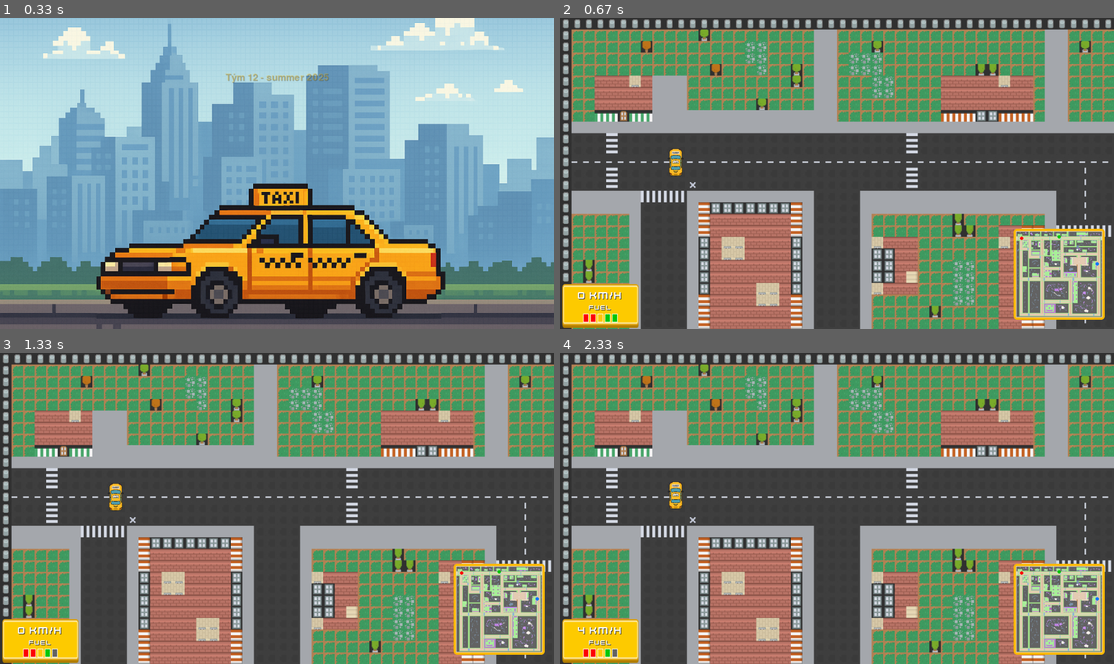
Above: before the commit, frames 1-4 (two rows, left to right).
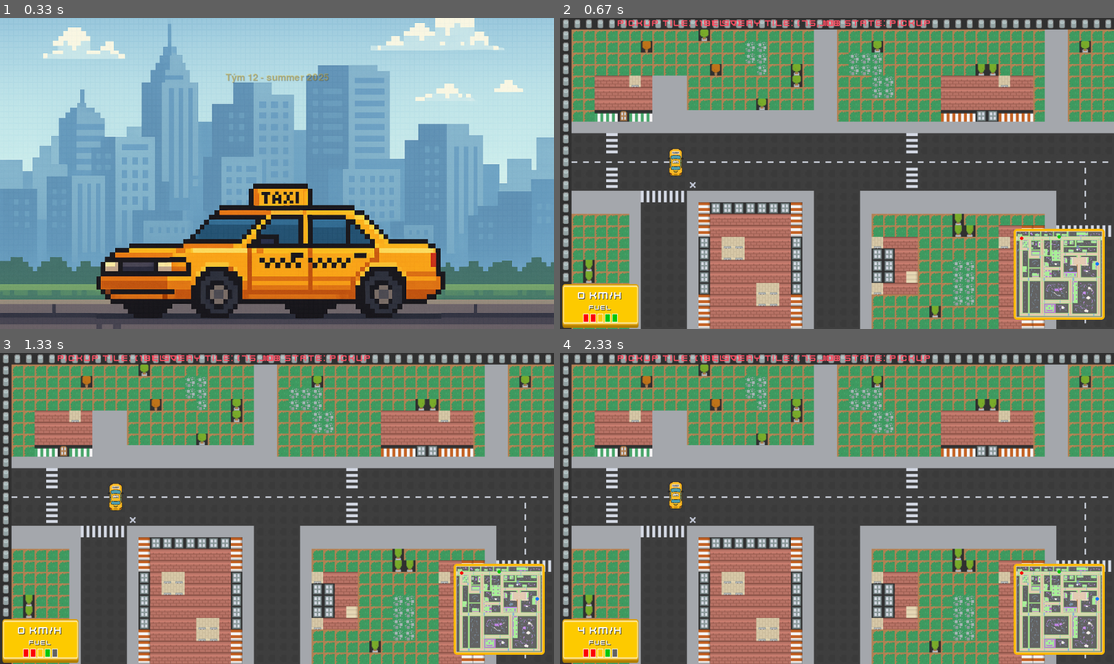
Above: after the commit, the same moments.

Repository: jirihos/UUN-Pygame-workshop
Game: pygame game, started from src/main.py
Same seed, same stepped clock (60 frames per second), same inputs: the game is played once before the commit and once after it.
Inputs (mouse positions are in pixels of both pictures, inside the frame that each line leads up to):
- Up to frame 1 (0.33 s): no input
- Up to frame 2 (0.67 s): click (837, 173) at 0.38 s
- Up to frame 3 (1.33 s): tap Space at 0.67, 1 s
- Up to frame 4 (2.33 s): tap X at 1.33 s; hold W from 2.17 s (still down)

Frame 1 is identical in both runs. In frame 2, 0.6% of the frame differs, in the area x 10-67%, y 0-3%; in frame 3, 0.6%; in frame 4, 0.6%.

Commit message:
Added Pickup Logic

Diff:
--- a/src/scenes/game.py
+++ b/src/scenes/game.py
@@ -137,6 +137,18 @@
         self.brake_pressed = keys[pygame.K_x]
         self.car.update(self, camera_x, camera_y, keys)
 
+        # === Job Progress Logic ===
+        if self.current_job and self.job_state:
+            if self.job_state == "pickup":
+                if self.is_at_tile(self.current_job.pickup_tile_loc) and self.car.is_handbraking() and abs(self.car.speed) < 0.2:
+                    print("[JOB] Passenger picked up.")
+                    self.job_state = "dropoff"
+
+            elif self.job_state == "dropoff":
+                if self.is_at_tile(self.current_job.delivery_tile_loc) and self.car.is_handbraking() and abs(self.car.speed) < 0.2:
+                    print("[JOB] Passenger dropped off. Job complete.")
+                    self.new_job()
+
         screen.fill((50, 50, 50))
 
         for y, row in enumerate(self.tile_map):
@@ -152,19 +164,21 @@
 
         self.sprites.draw(screen)
 
+        small_font = pygame.font.Font(self.font_path, 32)
+
         # Draw FPS only if toggled on
         if self.show_fps:
-            small_font = pygame.font.Font(self.font_path, 32)
             fps_text = f"FPS: {self.main.clock.get_fps():.0f}"
             fps_shadow = small_font.render(fps_text, True, (40, 40, 40))
             fps_surface = small_font.render(fps_text, True, (0, 255, 0))
             screen.blit(fps_shadow, (2, 2))
             screen.blit(fps_surface, (0, 0))
 
-        # if self.current_job is not None:
-        #     screen.blit(small_font.render(f"Pickup tile: {self.current_job.pickup_tile_loc}", True, (250, 80, 100)), (200, 0))
-        #     screen.blit(small_font.render(f"Delivery tile: {self.current_job.delivery_tile_loc}", True, (250, 80, 100)), (500, 0))
-        #     screen.blit(small_font.render(f"Job state: {self.job_state}", True, (250, 80, 100)), (900, 0))
+        if self.current_job is not None:
+             screen.blit(small_font.render(f"Pickup tile: {self.current_job.pickup_tile_loc}", True, (250, 80, 100)), (200, 0))
+             screen.blit(small_font.render(f"Delivery tile: {self.current_job.delivery_tile_loc}", True, (250, 80, 100)), (500, 0))
+             screen.blit(small_font.render(f"Job state: {self.job_state}", True, (250, 80, 100)), (900, 0))
+
 
         self.draw_dashboard()
         self.draw_minimap()  # Draw the minimap
@@ -265,13 +279,14 @@
 
         # Draw pickup and delivery locations if job exists
         if self.current_job is not None:
-            # Pickup location - blue dot
-            px, py = self.current_job.pickup_tile_loc
-            pickup_x = int(px * scale)
-            pickup_y = int(py * scale)
-            pygame.draw.circle(minimap, (0, 120, 255), (pickup_x, pickup_y), max(3, int(3 * scale)))
-
-            # Delivery location - green dot
+            if self.job_state == "pickup":
+                # Show pickup location (blue dot) only if still in pickup phase
+                px, py = self.current_job.pickup_tile_loc
+                pickup_x = int(px * scale)
+                pickup_y = int(py * scale)
+                pygame.draw.circle(minimap, (0, 120, 255), (pickup_x, pickup_y), max(3, int(3 * scale)))
+
+            # Always show delivery location (green dot) while job exists
             dx, dy = self.current_job.delivery_tile_loc
             delivery_x = int(dx * scale)
             delivery_y = int(dy * scale)
@@ -292,6 +307,15 @@
         minimap_center_y = border_rect.y + (border_rect.height - minimap_rect.height) // 2
         self.main.screen.blit(minimap, (minimap_center_x, minimap_center_y))
 
+    def tile_to_world(self, tile_pos):
+        x, y = tile_pos
+        return pygame.Vector2(x * self.tile_size + self.tile_size // 2, y * self.tile_size + self.tile_size // 2)
+
+    def is_at_tile(self, tile_pos, radius=50):
+        world_pos = self.tile_to_world(tile_pos)
+        return self.car.pos.distance_to(world_pos) <= radius
+
+
     def _draw_text(self, text, x, y, color=(255, 255, 255), size=36):
         # Use Kenney_Future font for all text
         font = pygame.font.Font(self.font_path, size)
